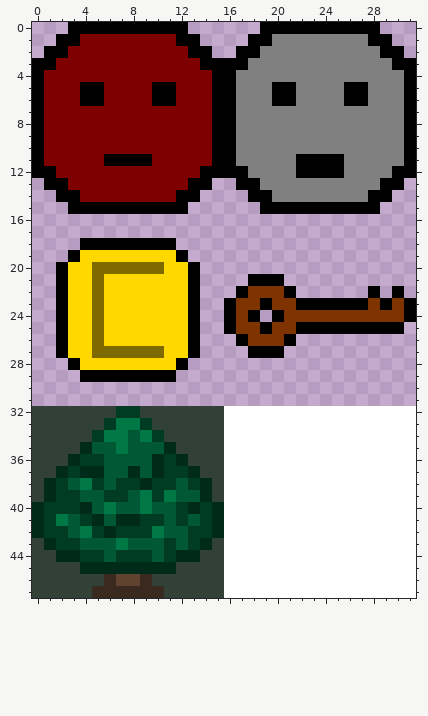
Pixel-art sprite, stored at assets/Untitled.png. The picture above was drawn from the file before the commit.
The file is 32x48 pixels.
And afterwards:
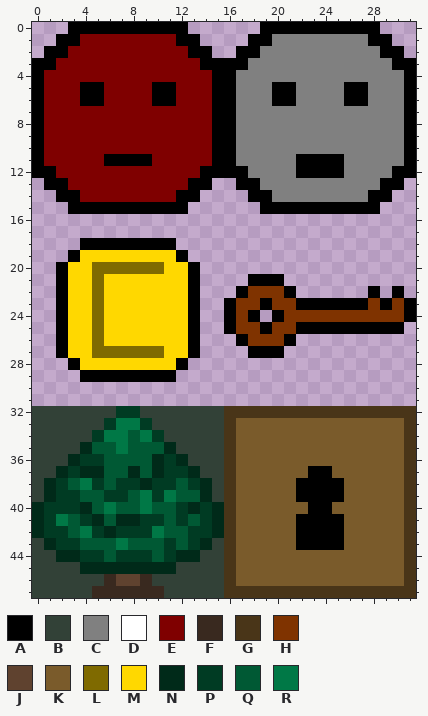
Palette (. is transparent): A #000000  B #324137  C #808080  D #ffffff  E #7f0000  F #39291f  G #493518  H #7f3300  J #5f422f  K #7a5b2b  L #7f6a00  M #ffd800  N #002a19  P #003b23  Q #005934  R #007846
Changes in this commit:
Colour D becomes colour A in row 37 at x 23 to 24; in rows 38 to 39 at x 22 to 25; in row 40 at x 23 to 24; in rows 41 to 43 at x 22 to 25.
Colour D becomes colour G in row 32 at x 16 to 31; in rows 33 to 46 at x 16 and 31; in row 47 at x 16 to 31.
Colour D becomes colour K in rows 33 to 36 at x 17 to 30; in row 37 at x 17 to 22 and 25 to 30; in rows 38 to 39 at x 17 to 21 and 26 to 30; in row 40 at x 17 to 22 and 25 to 30; in rows 41 to 43 at x 17 to 21 and 26 to 30; in rows 44 to 46 at x 17 to 30.
